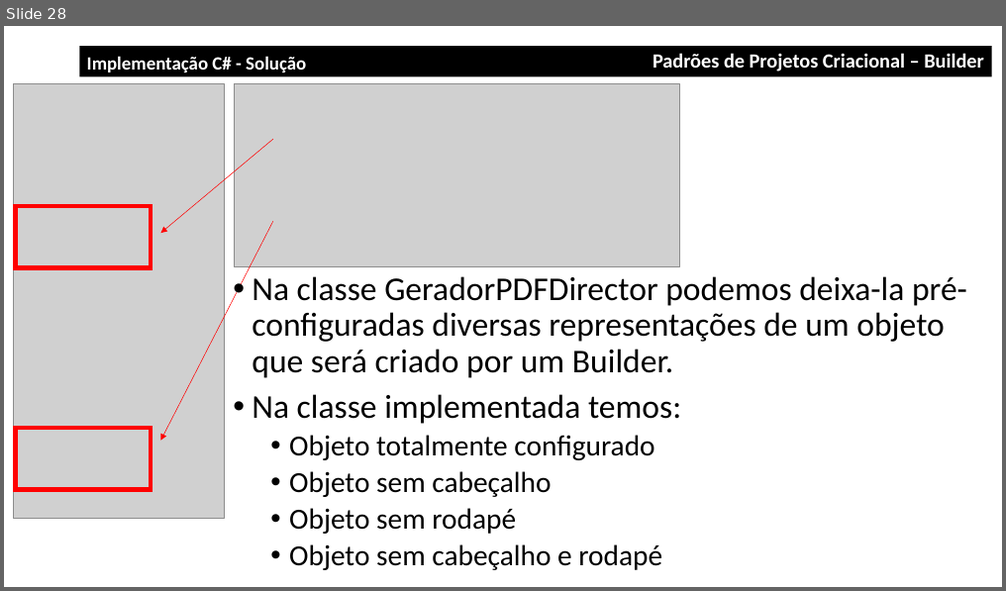
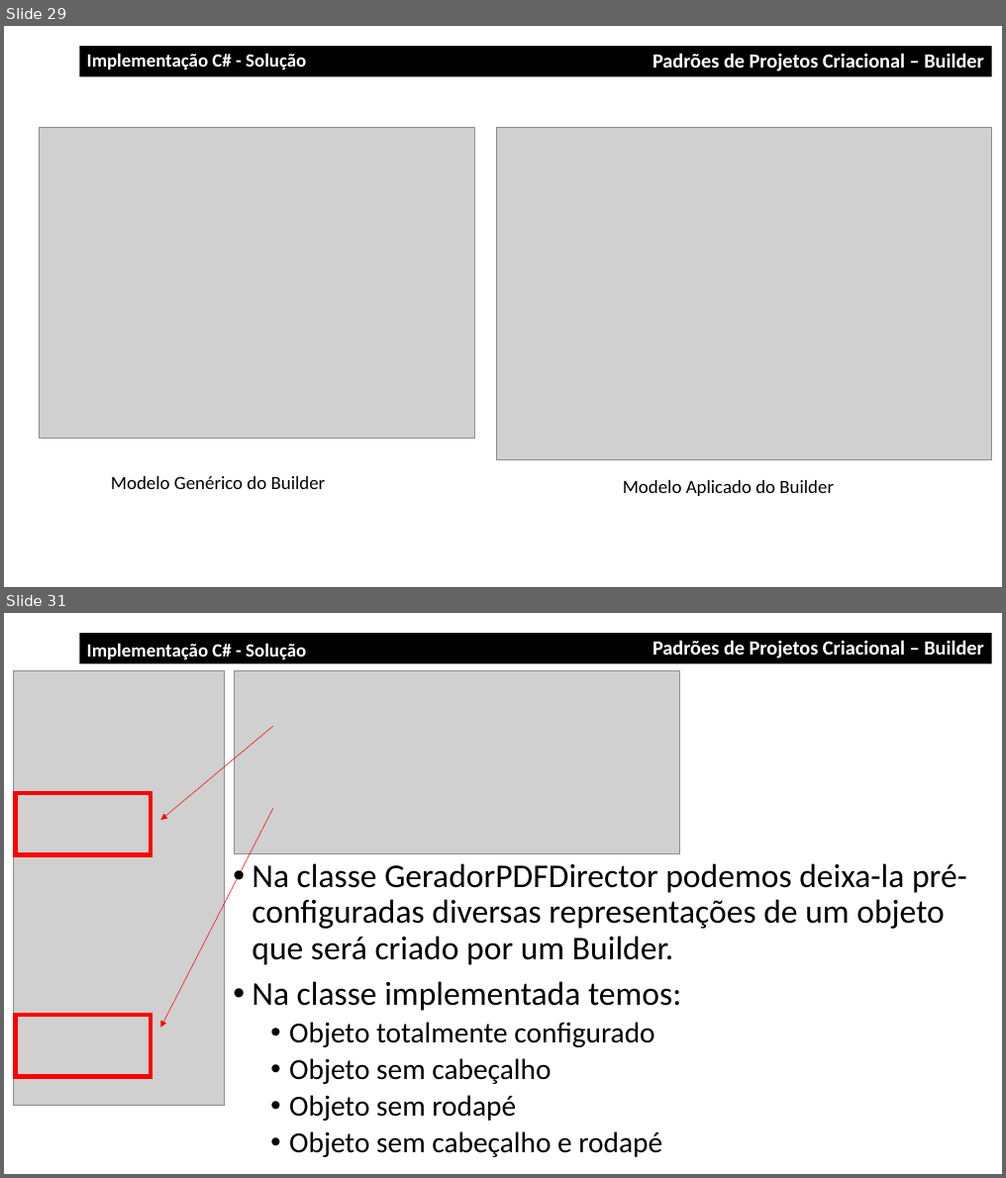
Before and after one commit to jeffersonarpasserini/DesignPatternsProjects, a slide deck: Aulas/Aula14_Builder/Aula14_DesignPattern_Criacional_1_Builder.pptx. Shown one above the other, each under a label of ours: slide 28 before the commit, slides 29 and 31 after it; the slides between them are not shown. The pictures are 1006x591 and 1006x1178 pixels, drawn with LibreOffice and Linux fonts; fonts in the diff are those of the drawing; grey boxes stand for pictures. Boxes give left, top, right and bottom in pixels: in the first picture for what was removed or moved away, otherwise in the second. Text is boxed around its words. In the diff, an @@ line names an element or a change of style, - is before the commit and + after.

Commit message:
Builder Csharp alteracao aula

```diff
--- a/Aulas/Aula14_Builder/Aula14_DesignPattern_Criacional_1_Builder.pptx
+++ b/Aulas/Aula14_Builder/Aula14_DesignPattern_Criacional_1_Builder.pptx
@@ slide 29 added at (4,26,1002,587), background #FFFFFF @@
@@ rectangle added at (79,46,992,76), fill #000000, 19.4 pt, text #FFFFFF, bold @@
+Padrões de Projetos Criacional – Builder
@@ text added at (87,53,306,70), 18 pt, text #FFFFFF, bold @@
+Implementação C# - Solução
@@ picture added at (39,127,474,439) @@
@@ picture added at (496,127,991,461) @@
@@ text added at (111,476,326,489), 18 pt, text #000000 @@
+Modelo Genérico do Builder
@@ text added at (623,480,834,496), 18 pt, text #000000 @@
+Modelo Aplicado do Builder
@@ what was slide 28 is now slide 31 @@
```
Also in this commit, not shown: 1 slide changed, 2 other slides added.
